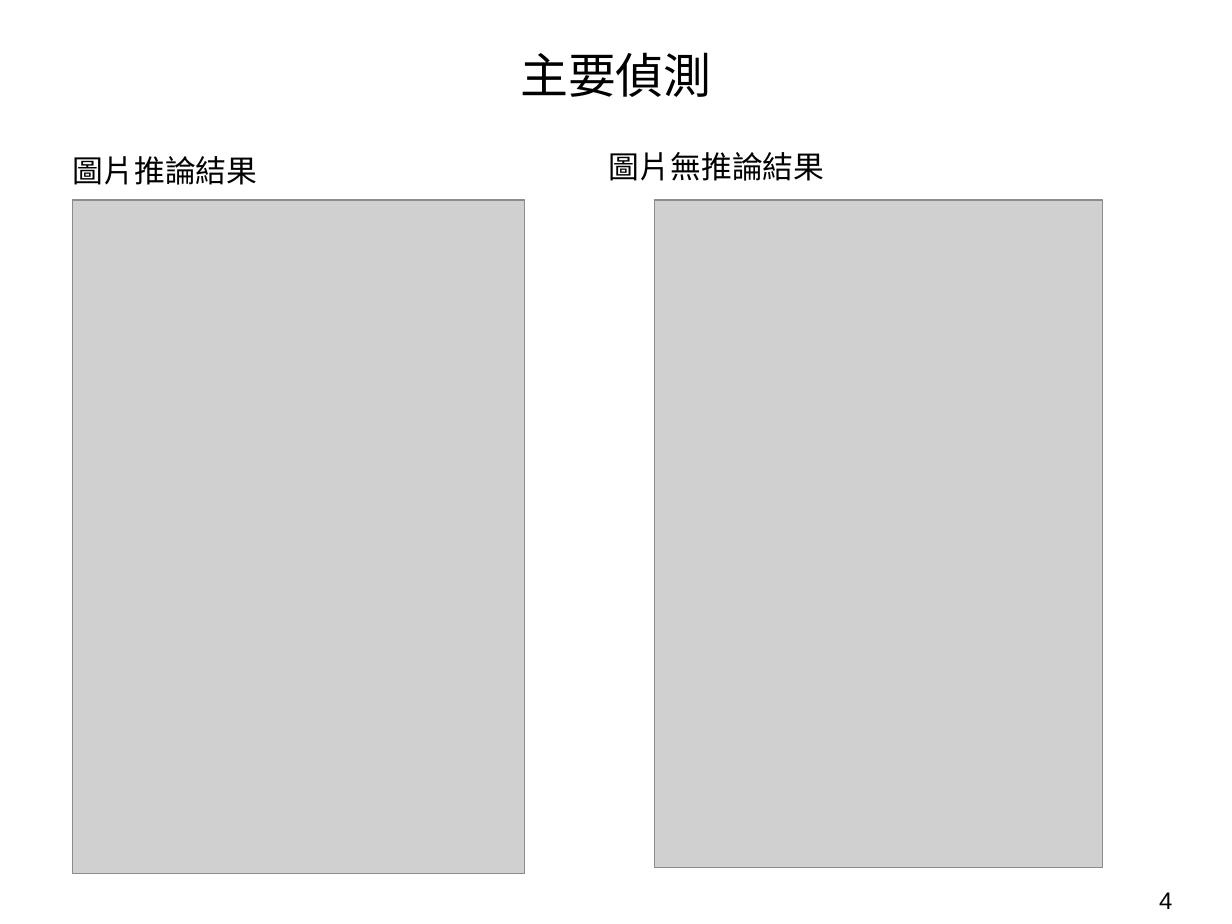
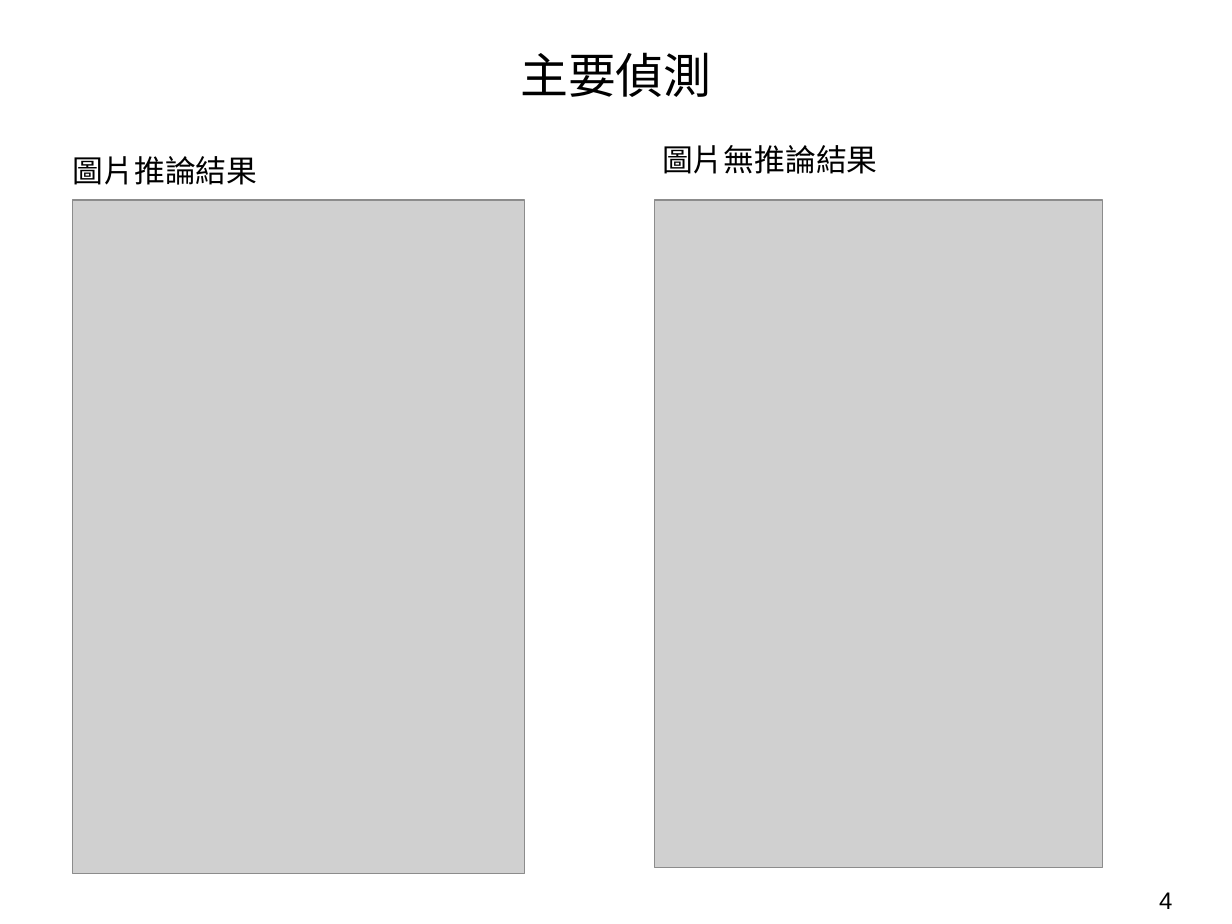
Before and after one commit to GITCODE1688/yolov7, a slide deck: slide 4 of 影像.ppt. Drawn at 1232x924 pixels with LibreOffice and Linux fonts; fonts in the diff are those of the drawing; grey boxes stand for pictures. Boxes give left, top, right and bottom in pixels: in the first picture for what was removed or moved away, otherwise in the second. Text is boxed around its words. In the diff, an @@ line names an element or a change of style, - is before the commit and + after.

```diff
--- a/影像.ppt
+++ b/影像.ppt
@@ text "圖片無推論結果" moved from (x1=609, y1=152, x2=825, y2=181) to (x1=662, y1=145, x2=878, y2=174) @@
```
Also in this commit, not shown: 2 other slides changed, 3 other files.
